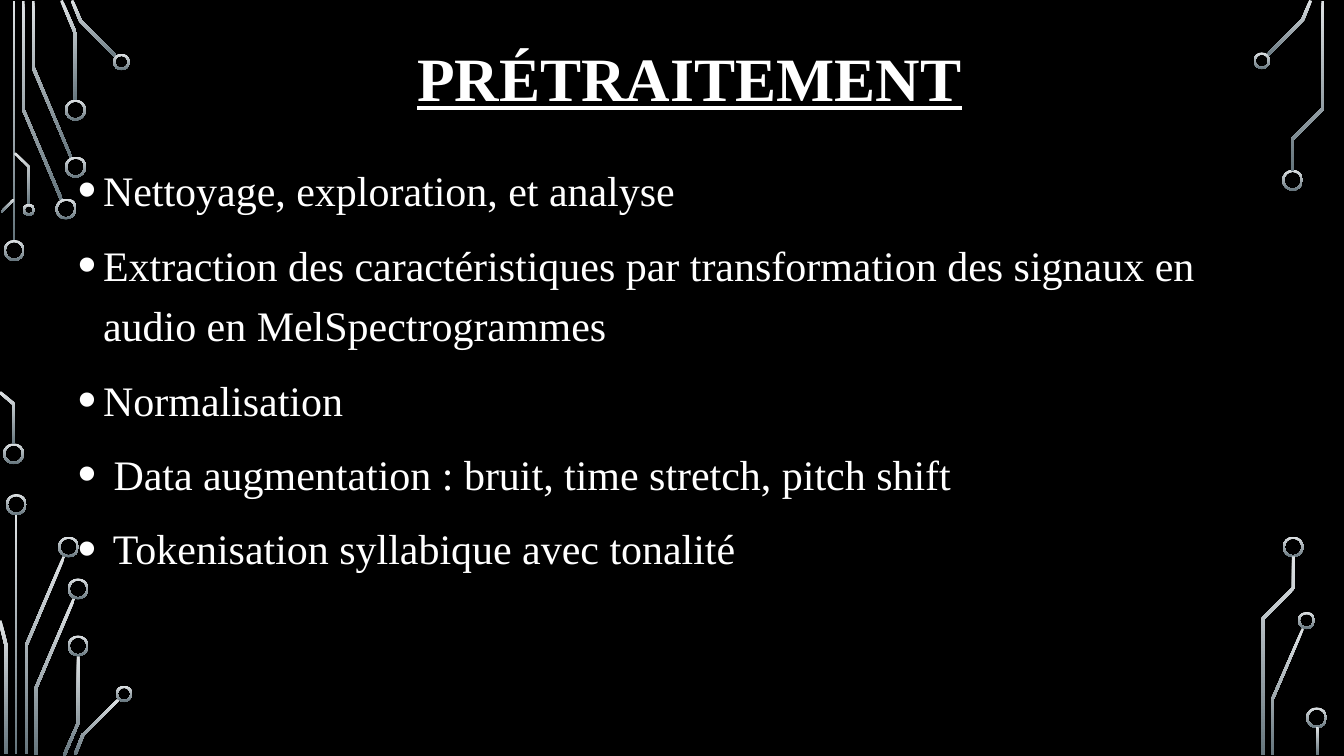
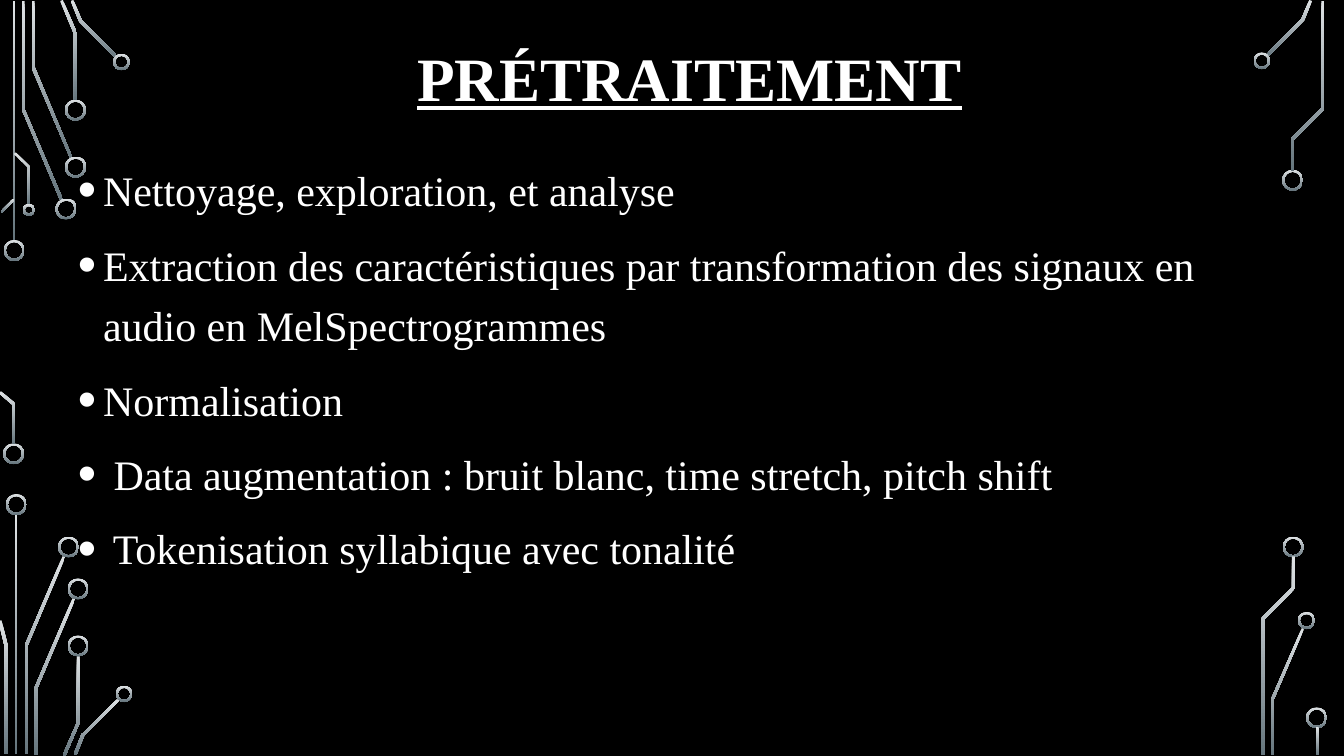
Before and after one commit to NFChristianJ/RNN-pour-ASR-en-Yemba, a slide deck: slide 12 of documentations/ASR pour le Yemba.pptx (slide 10 before the commit). Drawn at 1344x756 pixels with LibreOffice and Linux fonts; fonts in the diff are those of the drawing; background and template pictures are left out. Boxes give left, top, right and bottom in pixels: in the first picture for what was removed or moved away, otherwise in the second. Text is boxed around its words. In the diff, an @@ line names an element or a change of style, - is before the commit and + after.

```diff
--- a/documentations/ASR pour le Yemba.pptx
+++ b/documentations/ASR pour le Yemba.pptx
@@ text at (x1=114, y1=460, x2=1053, y2=498): text changed @@
-• Data augmentation : bruit, time stretch, pitch shift
+• Data augmentation : bruit blanc, time stretch, pitch shift
```
Also in this commit, not shown: 3 other slides changed, 2 slides added.
